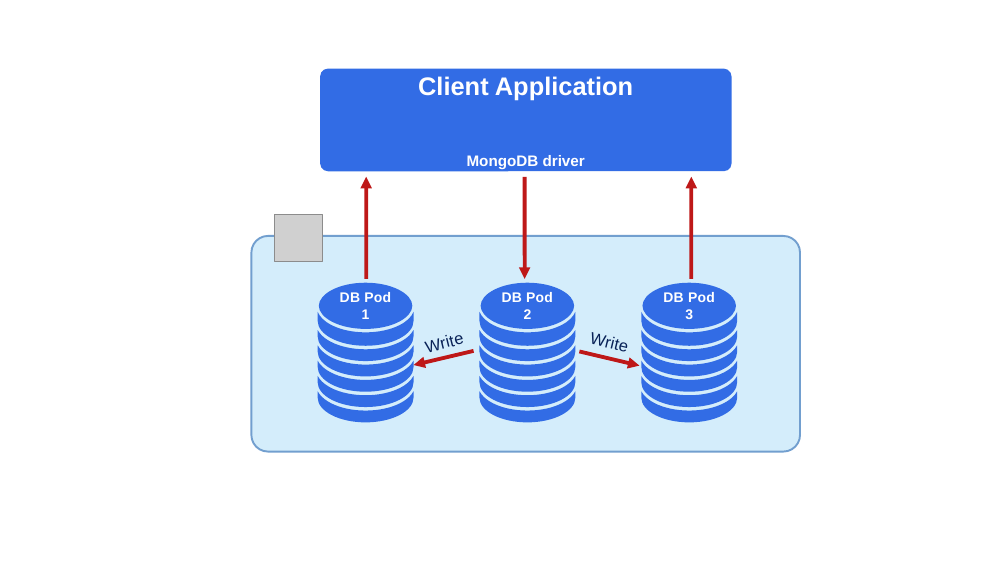
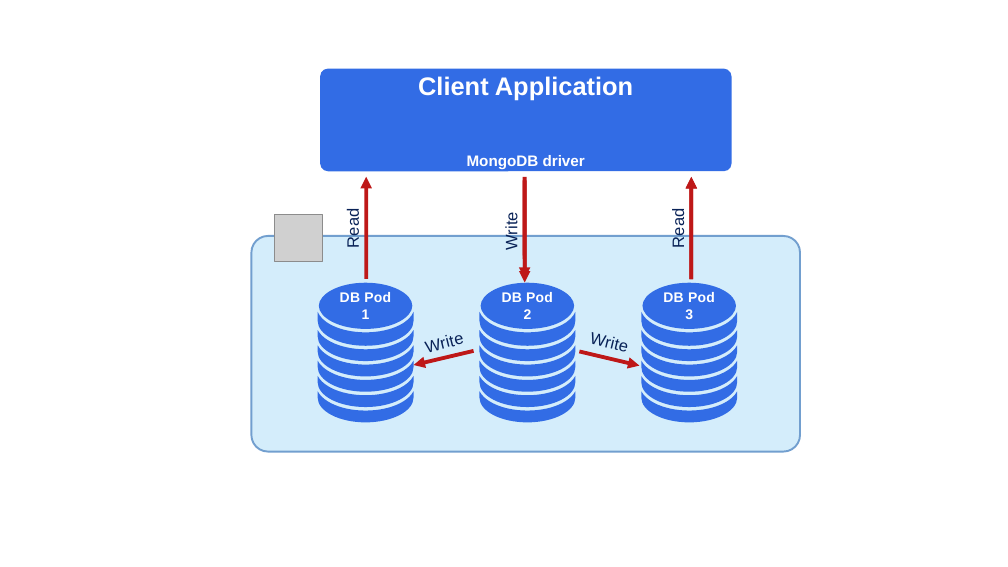
Before and after one commit to percona/k8spsmdb-docs, a slide deck: slide 3 of docs/assets/images/sources/sharding.odp. Drawn at 1008x567 pixels with LibreOffice and Linux fonts; fonts in the diff are those of the drawing; grey boxes stand for pictures. Boxes give left, top, right and bottom in pixels: in the first picture for what was removed or moved away, otherwise in the second. Text is boxed around its words. In the diff, an @@ line names an element or a change of style, - is before the commit and + after.

```diff
--- a/docs/assets/images/sources/sharding.odp
+++ b/docs/assets/images/sources/sharding.odp
@@ arrow added from (525, 180) to (525, 283), #BE1818 3 pt @@
@@ text added at (344,212,362,247), 13 pt, text #092257 @@
+Read
@@ text added at (502,215,520,250), 13 pt, text #092257 @@
+Write
@@ text added at (669,212,687,247), 13 pt, text #092257 @@
+Read
```
Also in this commit, not shown: 1 other file.
